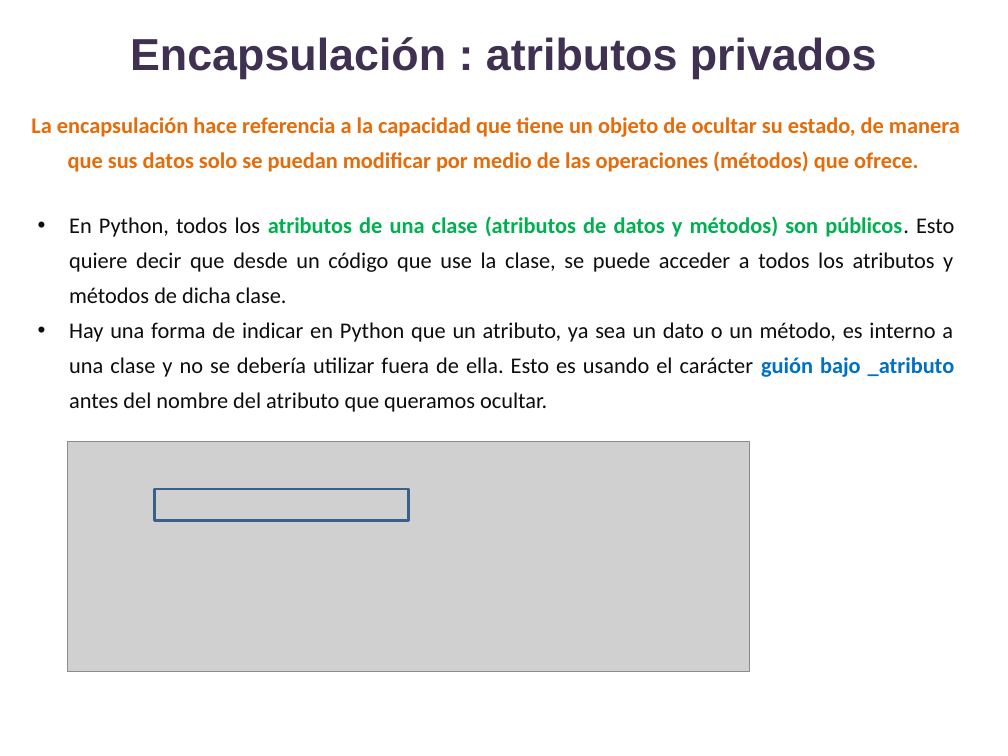
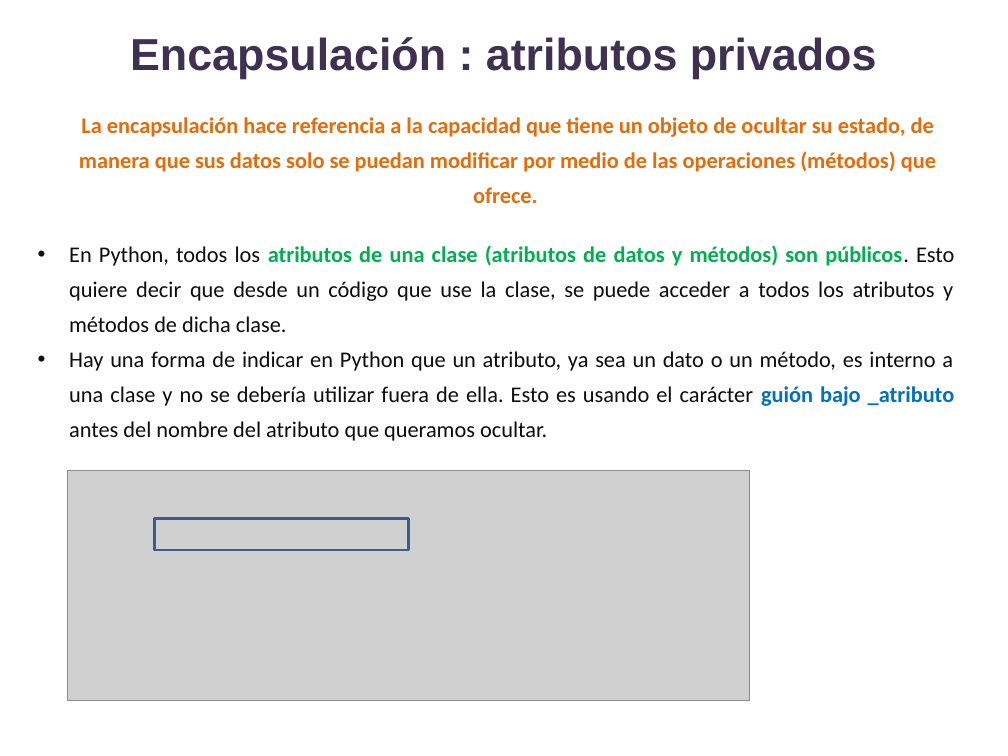
Before and after one commit to lizetheP/Analitica, a slide deck: slide 3 of CalendarioAgo2022/presentaciones/15_POO_Encapsulamiento.pptx. Drawn at 1008x756 pixels with LibreOffice and Linux fonts; fonts in the diff are those of the drawing; grey boxes stand for pictures. Boxes give left, top, right and bottom in pixels: in the first picture for what was removed or moved away, otherwise in the second. Text is boxed around its words. In the diff, an @@ line names an element or a change of style, - is before the commit and + after.

```diff
--- a/CalendarioAgo2022/presentaciones/15_POO_Encapsulamiento.pptx
+++ b/CalendarioAgo2022/presentaciones/15_POO_Encapsulamiento.pptx
@@ text "La encapsulación hace referencia a ..." rewrapped from [31,117,960,172] to [79,117,936,203] @@
@@ 1 picture, 1 text, 1 rectangle: place and size @@
-1 picture, 1 text, 1 rectangle at [68,216,955,671]
+1 picture, 1 text, 1 rectangle at [68,245,955,701]
```
Also in this commit, not shown: 1 other slide changed, 1 slide added, 1 slide removed, 36 other files.
